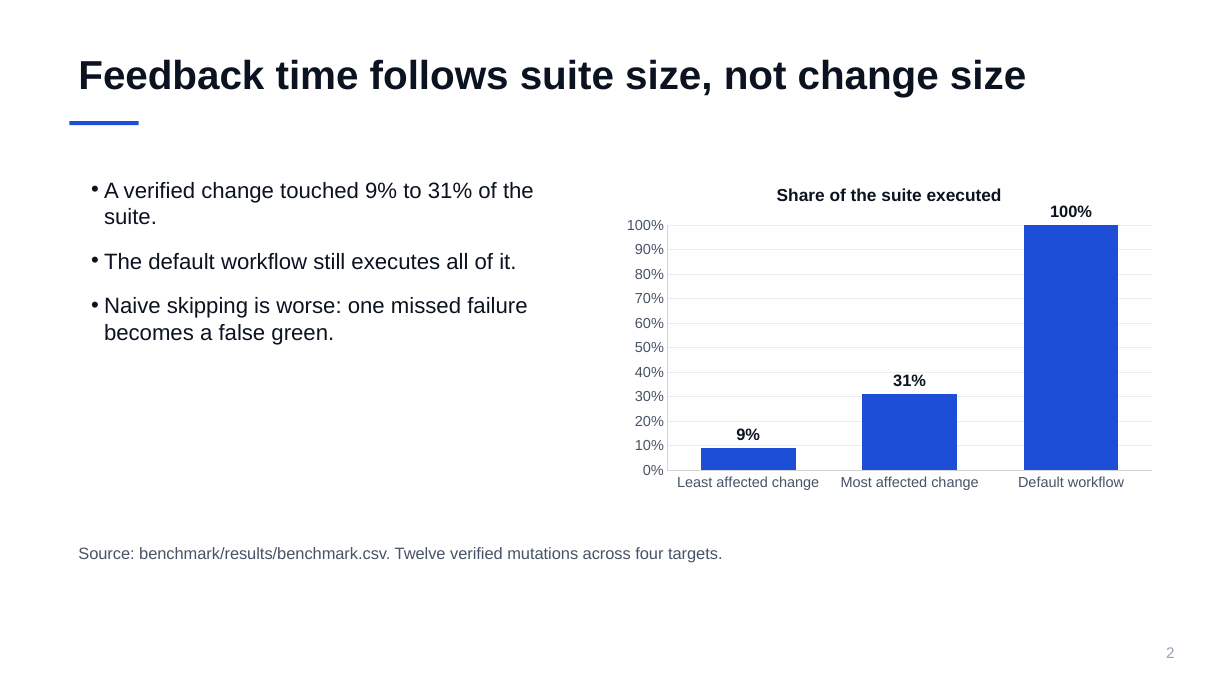
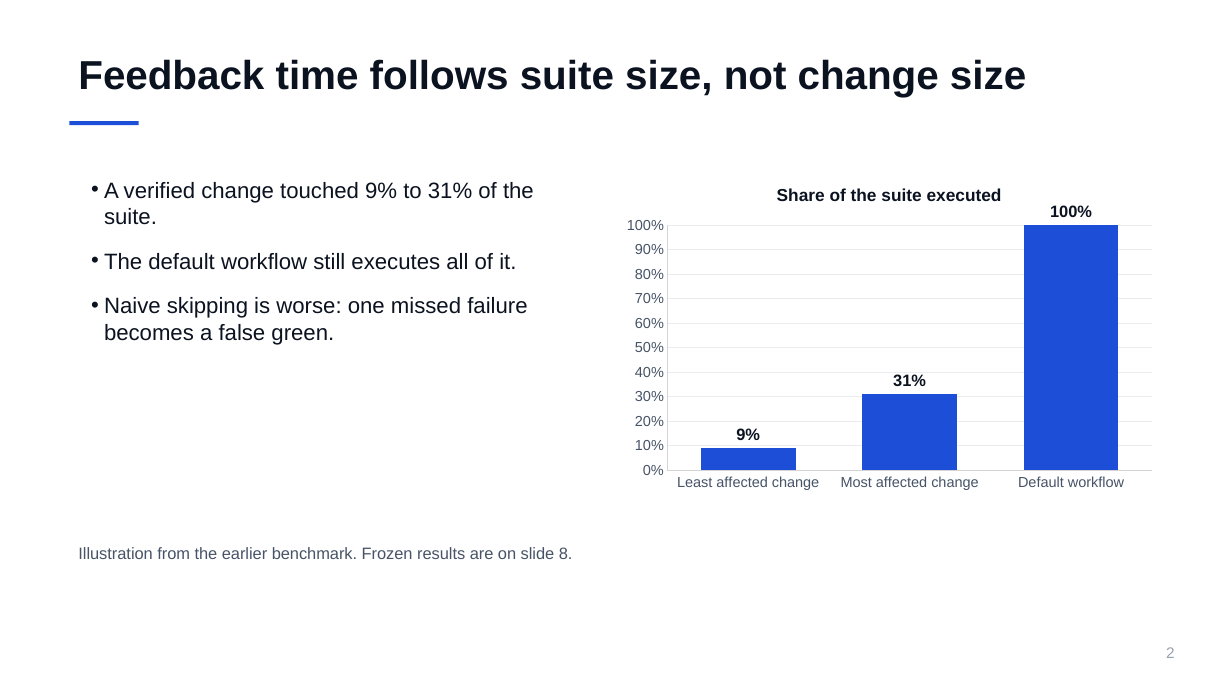
Before and after one commit to bufuzhouyu/cs5351-pytest-risktest, a slide deck: slide 2 of docs/report/presentation.pptx. Drawn at 1232x693 pixels with LibreOffice and Linux fonts; fonts in the diff are those of the drawing. Boxes give left, top, right and bottom in pixels: in the first picture for what was removed or moved away, otherwise in the second. Text is boxed around its words. In the diff, an @@ line names an element or a change of style, - is before the commit and + after.

Commit message:
docs: update M5 presentation to frozen 48-run results

```diff
--- a/docs/report/presentation.pptx
+++ b/docs/report/presentation.pptx
@@ text at box(78, 547, 573, 559): text changed @@
-Source: benchmark/results/benchmark.csv. Twelve verified mutations across four targets.
+Illustration from the earlier benchmark. Frozen results are on slide 8.
```
Also in this commit, not shown: 4 other slides changed, 2 other files.
